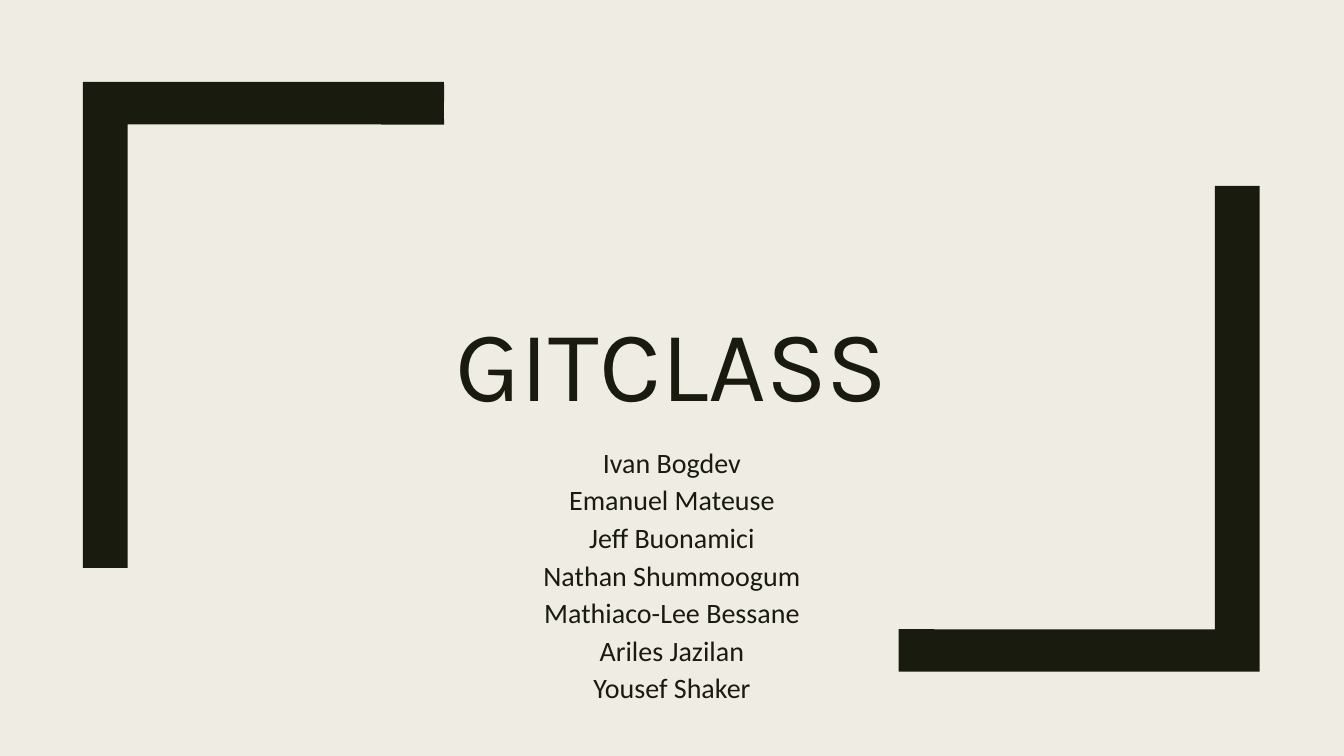
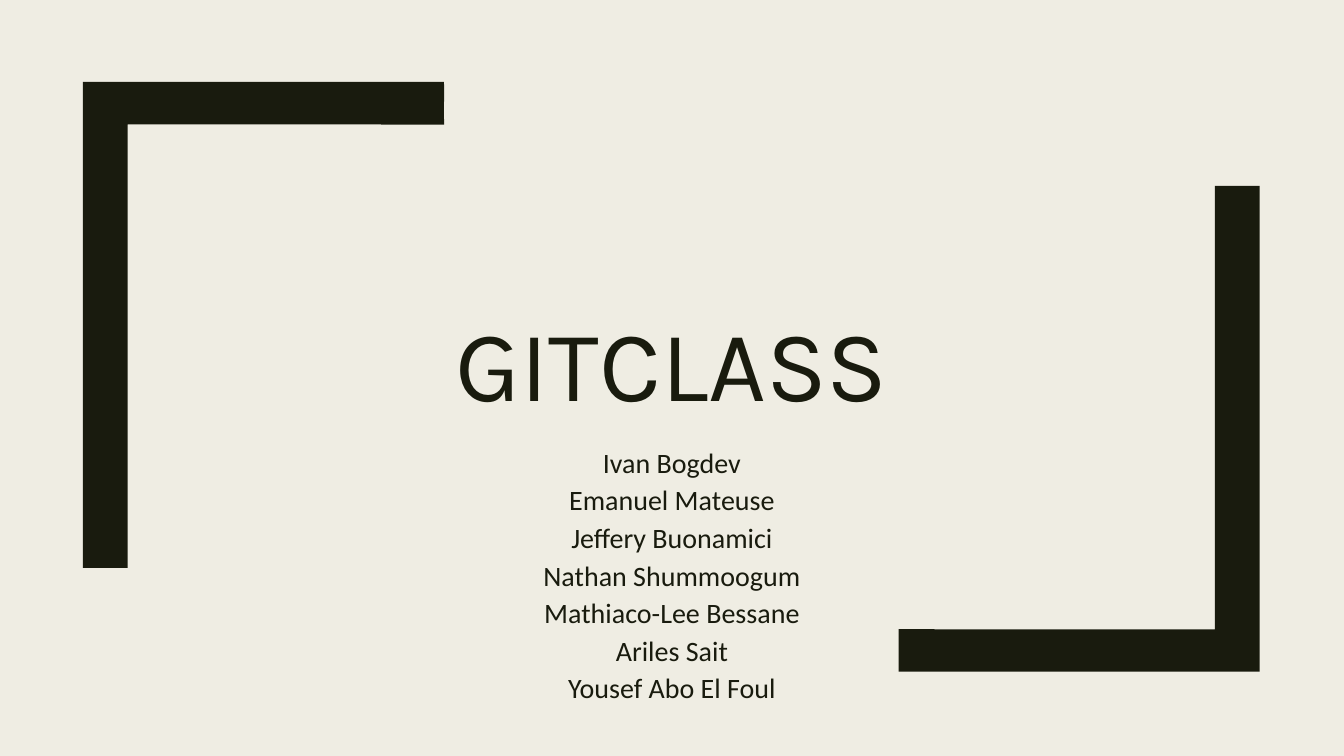
Before and after one commit to mathiaco/Web-Communication-Platform, a slide deck: slide 1 of Documentation/SOEN341_Group3.pptx. Drawn at 1344x756 pixels with LibreOffice and Linux fonts; fonts in the diff are those of the drawing. Boxes give left, top, right and bottom in pixels: in the first picture for what was removed or moved away, otherwise in the second. Text is boxed around its words. In the diff, an @@ line names an element or a change of style, - is before the commit and + after.

```diff
--- a/Documentation/SOEN341_Group3.pptx
+++ b/Documentation/SOEN341_Group3.pptx
@@ subtitle at (571,528,772,553): text changed @@
-Jeff Buonamici
+Jeffery Buonamici
@@ subtitle at (568,641,775,698): text changed @@
-Ariles Jazilan
-Yousef Shaker
+Ariles Sait
+Yousef Abo El Foul
```
Also in this commit, not shown: 1 other slide changed, 1 slide added.
